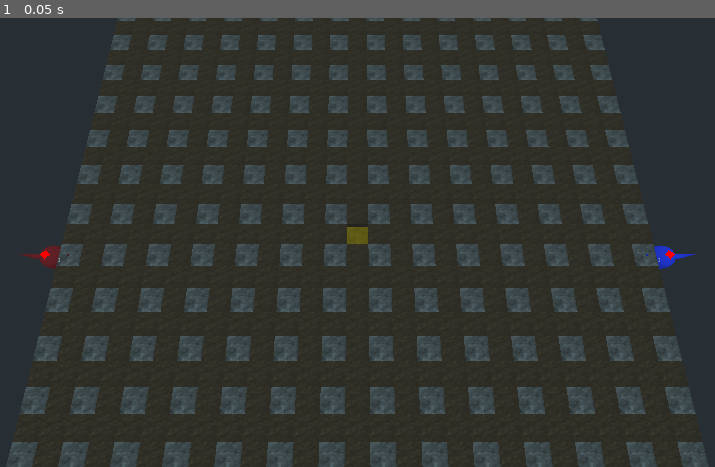
Above: before the commit, frame 1.
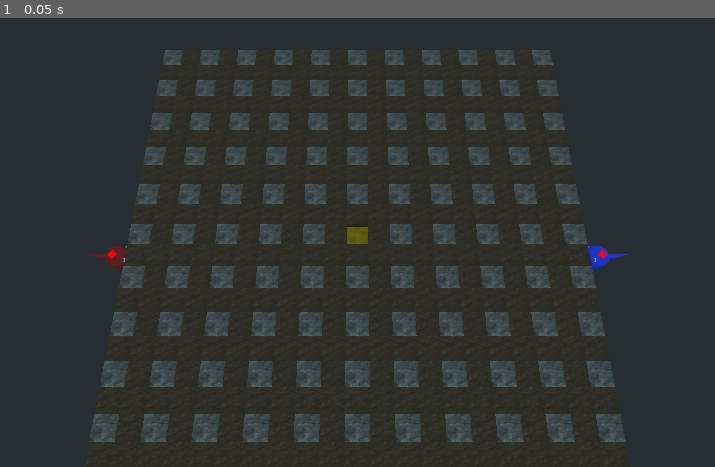
Above: after the commit, the same moment.

Repository: voidexp/ggj23
Game: Godot game, scene res://main.tscn
Two runs of this game, one before a commit and one after it. Both use one fixed random seed, a clock stepped at 60 frames per second and the inputs below.
Inputs:
- Up to frame 1 (0.05 s): no input

The runs differ from the first frame. In frame 1, 33% of the frame differs, in the area x 0-100%, y 0-100%.

Commit message:
Added world_to_coords on LevelMap

Diff:
--- a/game/level_map.gd
+++ b/game/level_map.gd
@@ -48,6 +48,13 @@
 func get_player_positions():
 	return [to_global(player1_position), to_global(player2_position)]
 
+func world_to_coord(position):
+	var coords = __real_pos_to_grid_pos(to_local(position))
+	if coords.x < 0 or coords.y < 0 or coords.x >= col_count or coords.y >= row_count:
+		return null
+
+	return __real_pos_to_grid_pos(to_local(position))
+
 func __draw_path(path):
 	for block_id in path:
 		var position = __get_position_by_id(block_id)
@@ -97,16 +104,6 @@
 			new_block.translate(position)
 			new_block.connect("destroyed", self, "__on_GridBlock_destroyed")
 
-func __generate_block_type_by_position(col_id, row_id):
-	if col_id == gold_position.x and row_id == gold_position.y:
-		return BLOCK_TYPE.GOLD
-	if (col_id % 2 == 1) or (row_id % 2 == 1):
-		return BLOCK_TYPE.ROCK
-	return BLOCK_TYPE.SOIL
-
-func __on_GridBlock_destroyed(row_id, col_id):
-	clear_block(row_id, col_id)
-
 func __init_ground():
 	var ground_size = Vector3(col_count / 2, GROUND_THICKNESS / 2, row_count / 2)
 	$Ground/CollisionShape.shape.extents = ground_size
@@ -124,8 +121,15 @@
 	player1_position = __grid_pos_to_real_pos(player1_grid_pos)
 	player2_position = __grid_pos_to_real_pos(player2_grid_pos)
 
-func __grid_pos_to_real_pos(grid_position):
-	return Vector3(grid_position.x - col_count / 2, DEFAULT_Y, grid_position.y - row_count / 2)
+func __generate_block_type_by_position(col_id, row_id):
+	if col_id == gold_position.x and row_id == gold_position.y:
+		return BLOCK_TYPE.GOLD
+	if (col_id % 2 == 1) or (row_id % 2 == 1):
+		return BLOCK_TYPE.ROCK
+	return BLOCK_TYPE.SOIL
+
+func __on_GridBlock_destroyed(row_id, col_id):
+	clear_block(row_id, col_id)
 
 func __get_block_id(col_id, row_id):
 	return row_id * col_count + col_id
@@ -181,3 +185,9 @@
 	node.mesh = sphere
 	node.global_transform.origin = position
 	scene_root.add_child(node)
+
+func __grid_pos_to_real_pos(grid_position):
+	return Vector3(grid_position.x - col_count / 2, DEFAULT_Y, grid_position.y - row_count / 2)
+
+func __real_pos_to_grid_pos(position):
+	return Vector2(int(position.x + col_count / 2), int(position.z + row_count / 2))
--- a/game/main.tscn
+++ b/game/main.tscn
@@ -23,8 +23,6 @@
 speed = 2
 
 [node name="LevelMap" parent="." instance=ExtResource( 2 )]
-col_count = 27
-row_count = 27
 
 [node name="Camera" type="Camera" parent="."]
 transform = Transform( 1, 0, 0, 0, -4.37114e-08, 1, 0, -1, -4.37114e-08, 0, 15.6395, 4.23003 )
